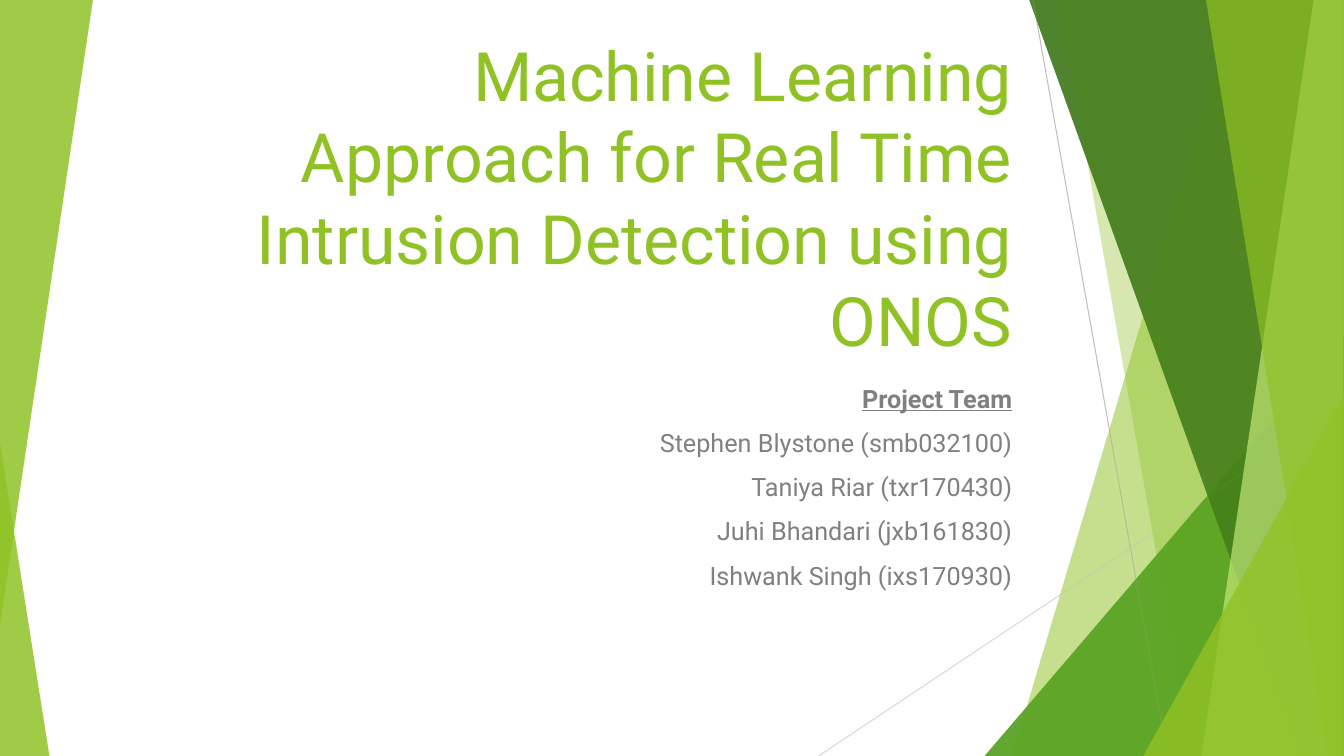
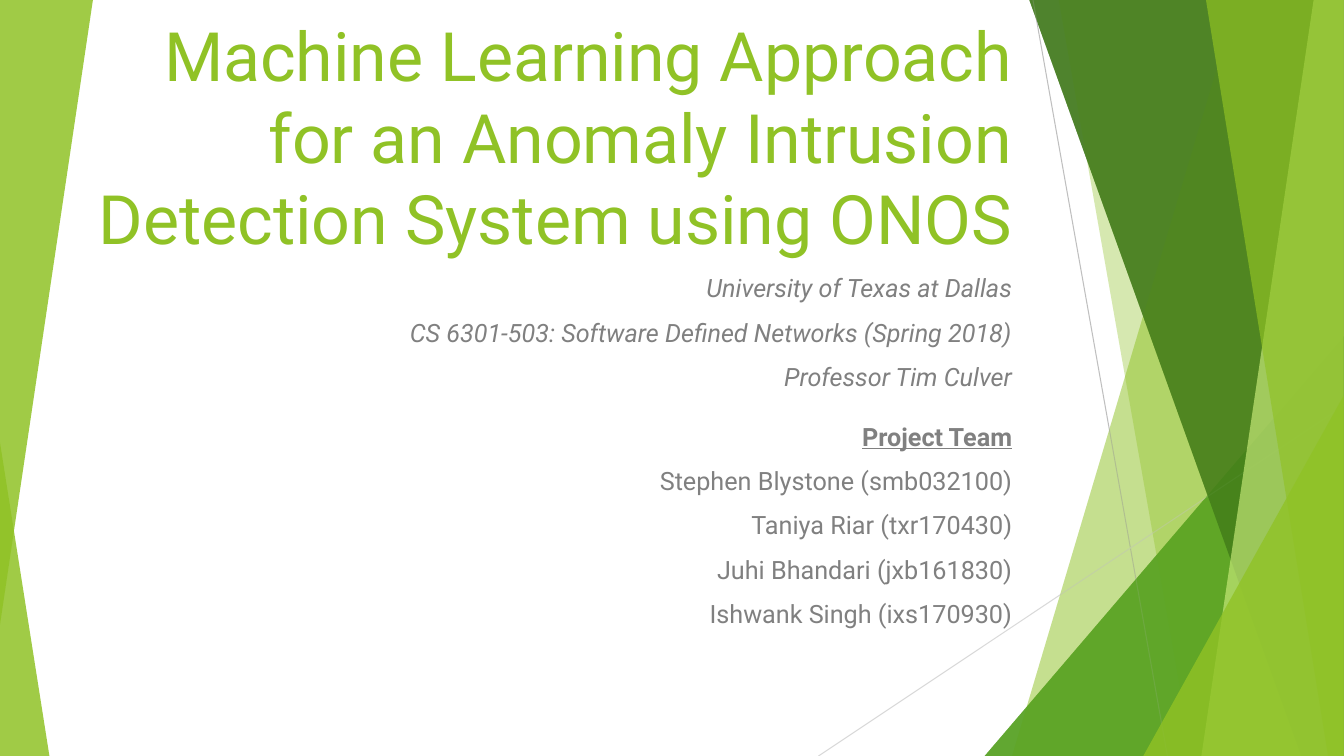
Before and after one commit to blynotes/CS6301_SDN, a slide deck: slide 1 of project_ppt.pptx. Drawn at 1344x756 pixels with LibreOffice and Linux fonts; fonts in the diff are those of the drawing. Boxes give left, top, right and bottom in pixels: in the first picture for what was removed or moved away, otherwise in the second. Text is boxed around its words. In the diff, an @@ line names an element or a change of style, - is before the commit and + after.

```diff
--- a/project_ppt.pptx
+++ b/project_ppt.pptx
@@ text added at (99,30,1012,259), 48.6 pt, text #90C226 @@
+Machine Learning Approach for an Anomaly Intrusion Detection System using ONOS
@@ title removed at (257,50,1012,347) @@
-Machine Learning Approach for Real Time Intrusion Detection using ONOS
@@ subtitle "University of Texas at Dallas": place and size @@
-subtitle "University of Texas at Dallas" at (660,389,1012,591)
+subtitle "University of Texas at Dallas" at (410,278,1012,629)
@@ subtitle at (410,278,1012,386): paragraphs added @@
+University of Texas at Dallas
+CS 6301-503: Software Defined Networks (Spring 2018)
+Professor Tim Culver
```
Also in this commit, not shown: 6 other slides changed, 16 slides added, 11 slides removed.
